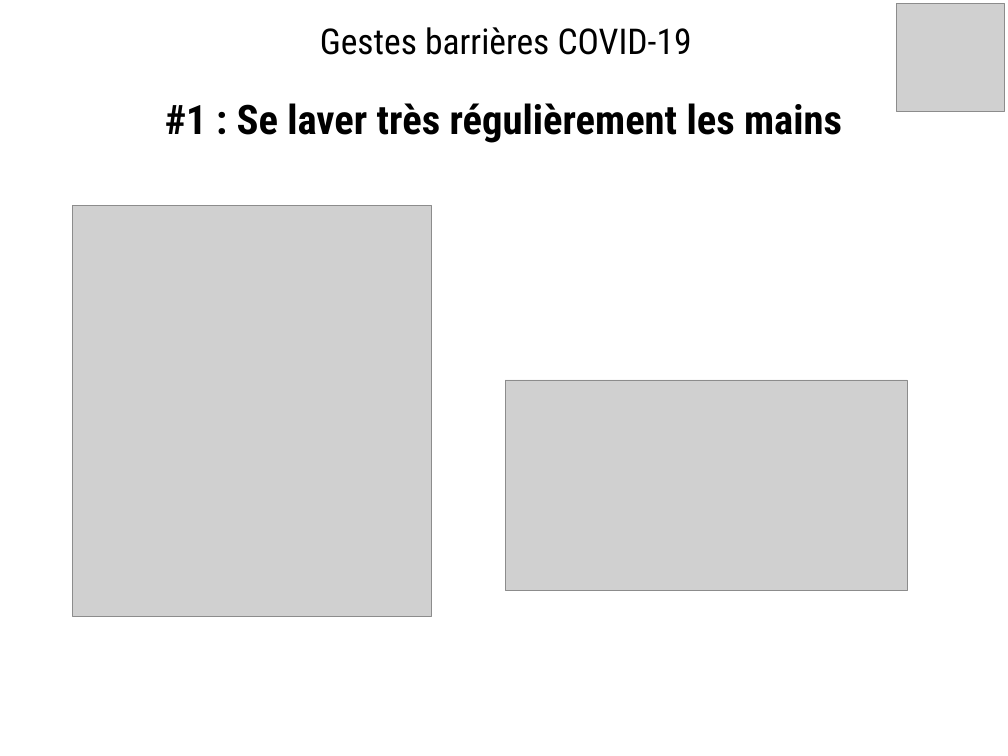
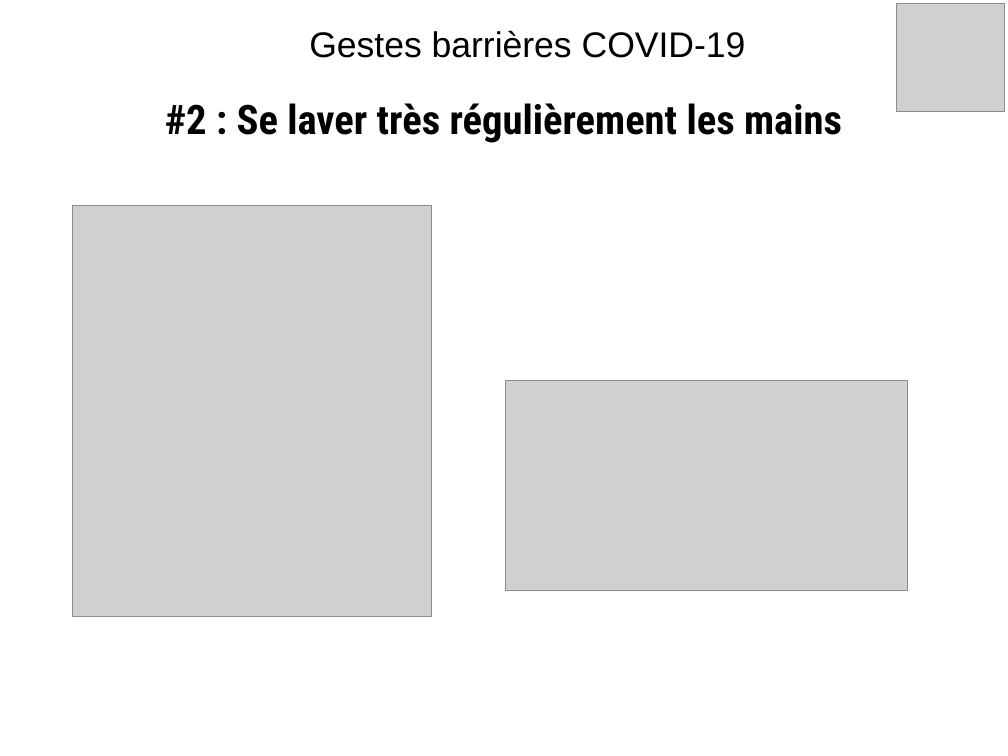
Before and after one commit to Evarisk/bibliotheque-media-risque, a slide deck: slide 2 of causerie/produits-emissions-dechets/gestes-barriere-covid-19/causerie_gestes-barriere-covid-19.odp (slide 1 before the commit). Drawn at 1008x756 pixels with LibreOffice and Linux fonts; fonts in the diff are those of the drawing; grey boxes stand for pictures; background and template pictures are left out. Boxes give left, top, right and bottom in pixels: in the first picture for what was removed or moved away, otherwise in the second. Text is boxed around its words. In the diff, an @@ line names an element or a change of style, - is before the commit and + after.

```diff
--- a/causerie/produits-emissions-dechets/gestes-barriere-covid-19/causerie_gestes-barriere-covid-19.odp
+++ b/causerie/produits-emissions-dechets/gestes-barriere-covid-19/causerie_gestes-barriere-covid-19.odp
@@ title "Gestes barrières COVID-19": place and size @@
-title "Gestes barrières COVID-19" at [320,27,692,55]
+title "Gestes barrières COVID-19" at [309,30,746,58]
@@ title "Gestes barrières COVID-19" at [309,30,746,58]: font Roboto Condensed to Arial @@
@@ title at [165,103,842,143]: text changed @@
-#1 : Se laver très régulièrement les mains
+#2 : Se laver très régulièrement les mains
```
Also in this commit, not shown: 3 other slides changed, 2 slides removed, 1 other file.
